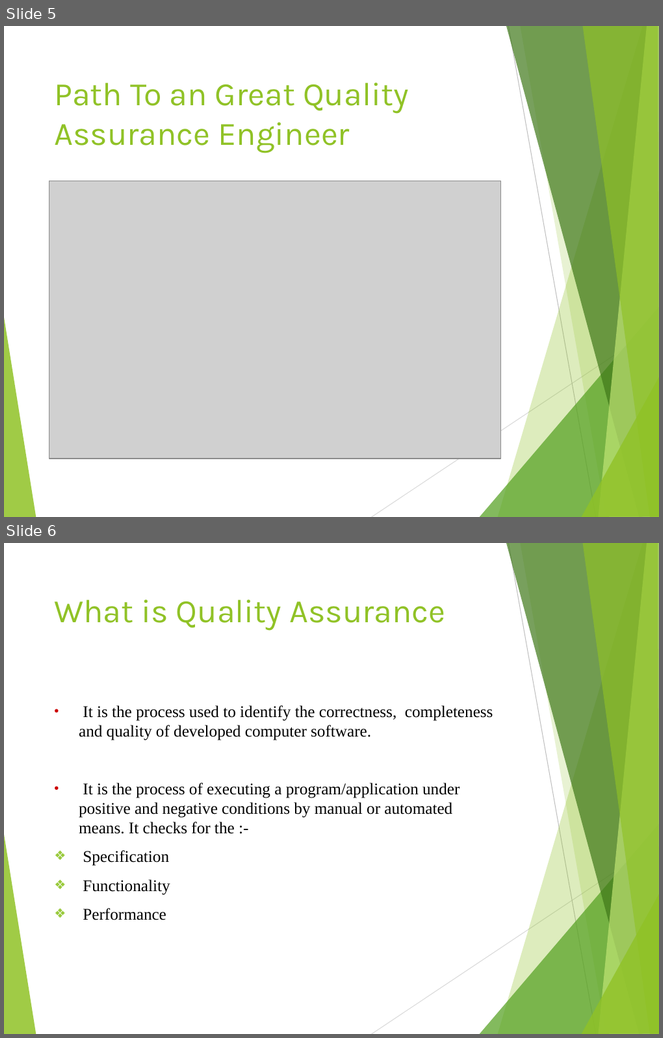
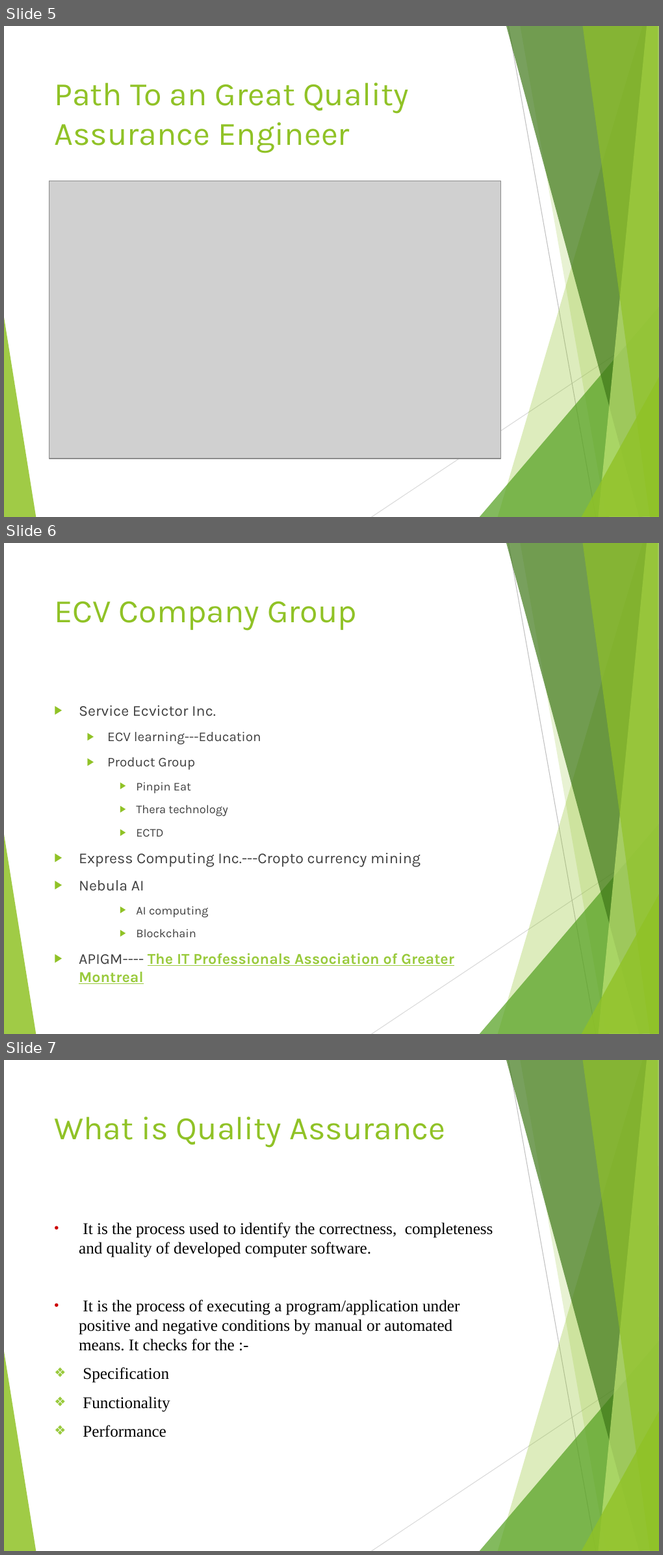
Before and after one commit to BarathStar/automation-testing, a slide deck: documents/Course 1-2.pptx. Shown one above the other, each under a label of ours: slides 5 and 6 before the commit, slides 5, 6 and 7 after it. The pictures are 663x1038 and 663x1555 pixels, drawn with LibreOffice and Linux fonts; fonts in the diff are those of the drawing; grey boxes stand for pictures. Boxes give left, top, right and bottom in pixels: in the first picture for what was removed or moved away, otherwise in the second. Text is boxed around its words. In the diff, an @@ line names an element or a change of style, - is before the commit and + after.

```diff
--- a/documents/Course 1-2.pptx
+++ b/documents/Course 1-2.pptx
@@ slide 6 added at bbox=[4, 543, 659, 1034], background #FFFFFF; not listed: 10 template elements that a slide beside it also shows @@
@@ title added at bbox=[54, 601, 357, 631], 36 pt, text #90C226 @@
+ECV Company Group
@@ text added at bbox=[79, 705, 454, 984], 16.6 pt, text #404040 @@
+▶ Service Ecvictor Inc.
+  ▶ ECV learning---Education
+  ▶ Product Group
+    ▶ Pinpin Eat
+    ▶ Thera technology
+    ▶ ECTD
+▶ Express Computing Inc.---Cropto currency mining
+▶ Nebula AI
+    ▶ AI computing
+    ▶ Blockchain
+▶ APIGM---- The IT Professionals Association of Greater Montreal
@@ what was slide 6 is now slide 7 @@
```
Also in this commit, not shown: 1 slide changed, 3 other slides added, 7 other files.
